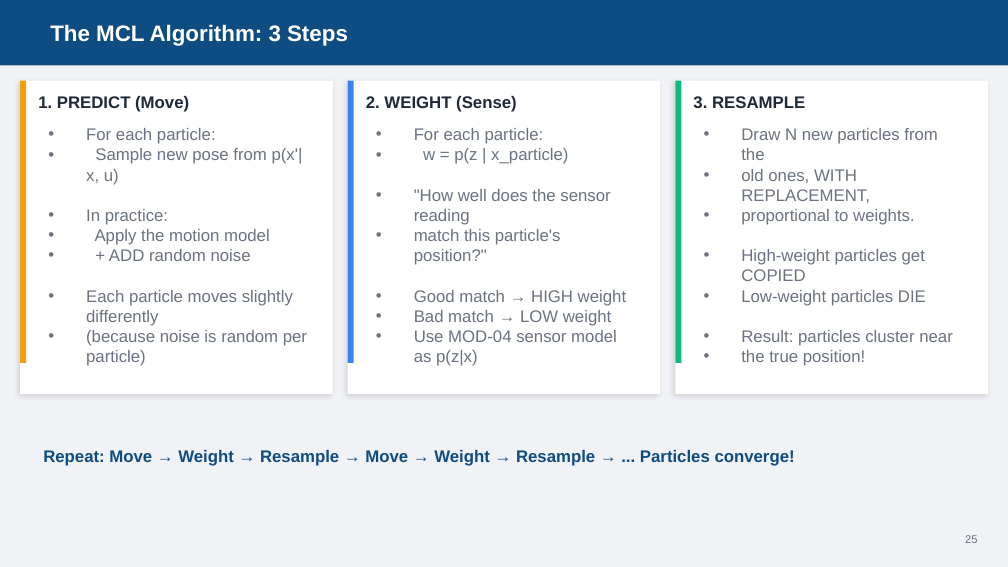
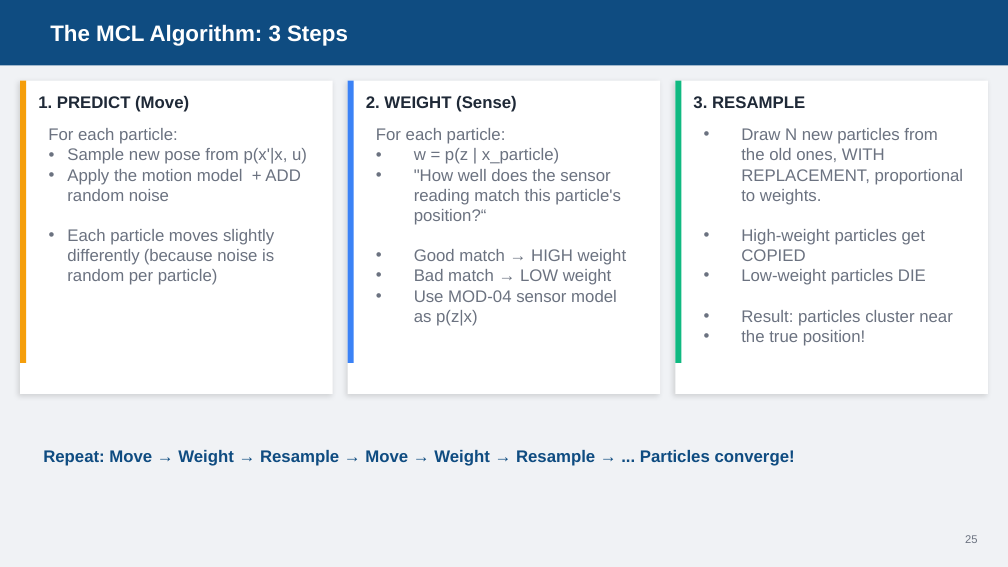
Before and after one commit to AbbadiAhmad/mobile_robots_course, a slide deck: slide 25 of Slides/Mod06/MOD006-Localization.pptx (slide 26 before the commit). Drawn at 1008x567 pixels with LibreOffice and Linux fonts; fonts in the diff are those of the drawing. Boxes give left, top, right and bottom in pixels: in the first picture for what was removed or moved away, otherwise in the second. Text is boxed around its words. In the diff, an @@ line names an element or a change of style, - is before the commit and + after.

```diff
--- a/Slides/Mod06/MOD006-Localization.pptx
+++ b/Slides/Mod06/MOD006-Localization.pptx
@@ text at [48, 128, 307, 164]: bullet • to none; indent changed @@
@@ text at [376, 128, 506, 144]: bullet • to none @@
@@ text at [741, 128, 964, 205]: text changed @@
-• Draw N new particles from the
-• old ones, WITH REPLACEMENT,
-• proportional to weights.
+• Draw N new particles from the old ones, WITH REPLACEMENT, proportional to weights.
@@ text at [67, 169, 300, 285]: text changed @@
-• In practice:
-• Apply the motion model
-• + ADD random noise
-• Each particle moves slightly differently
-• (because noise is random per particle)
+• Apply the motion model + ADD random noise
+• Each particle moves slightly differently (because noise is random per particle)
@@ text at [414, 169, 621, 225]: text changed @@
-• "How well does the sensor reading
-• match this particle's position?"
+• "How well does the sensor reading match this particle's position?“
```
Also in this commit, not shown: 16 other slides changed, 1 slide added, 1 slide removed, 3 other files.
